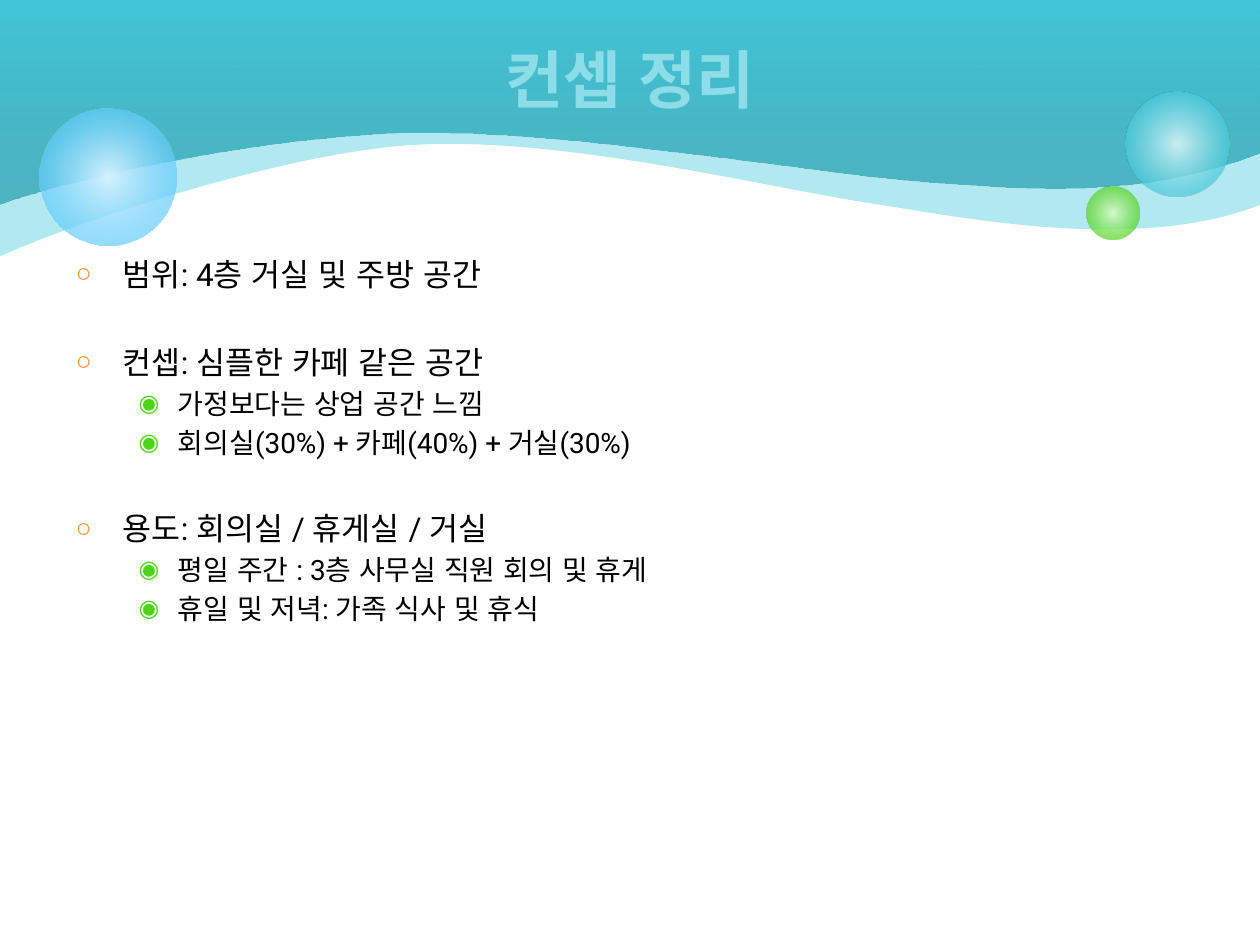
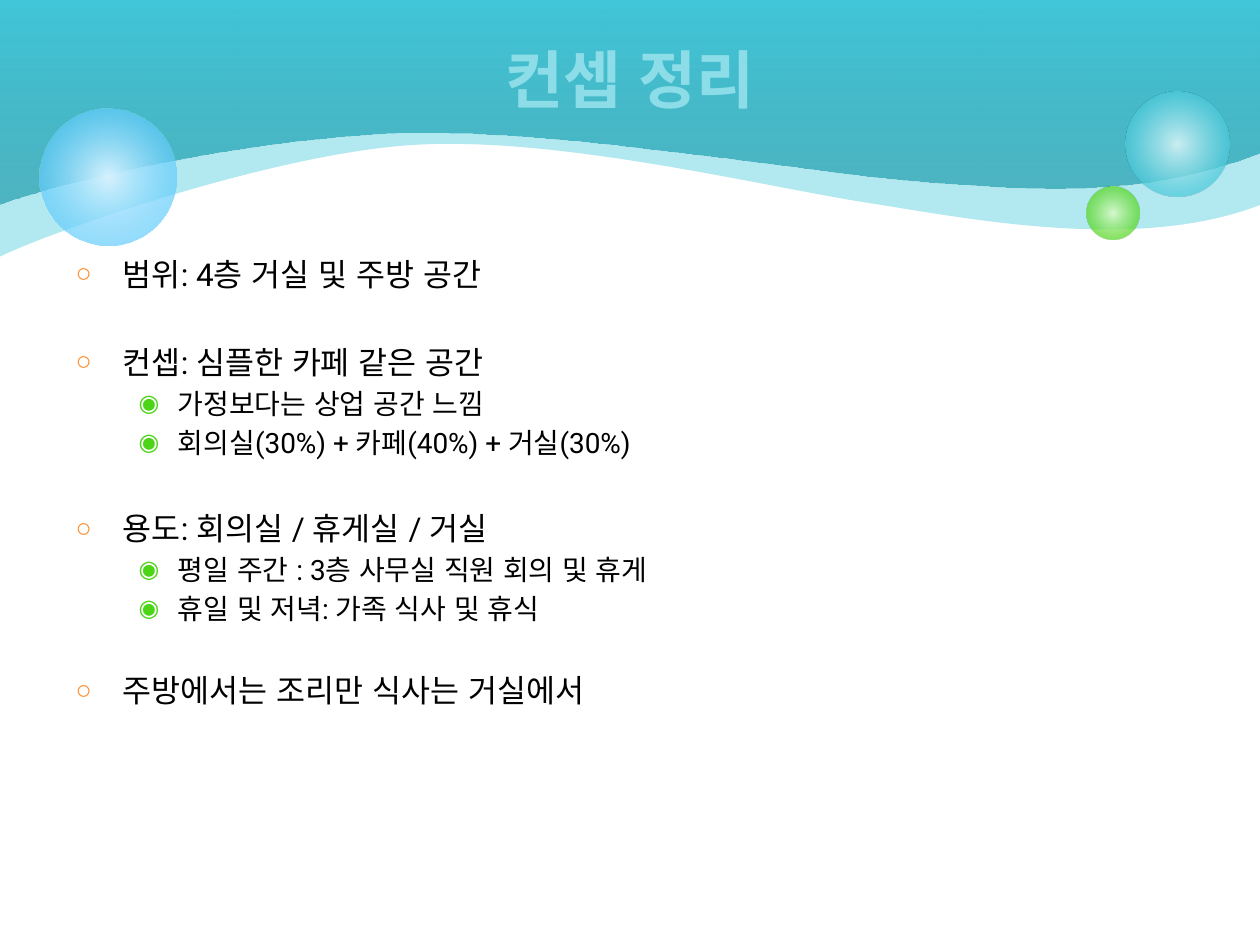
Before and after one commit to ketri-scs/4f_design, a slide deck: slide 4 of 100_컨셉 디자인/K220123_인테리어 컨셉 디자인 요청 사항 v0.8.pptx. Drawn at 1260x945 pixels with LibreOffice and Linux fonts; fonts in the diff are those of the drawing. Boxes give left, top, right and bottom in pixels: in the first picture for what was removed or moved away, otherwise in the second. Text is boxed around its words. In the diff, an @@ line names an element or a change of style, - is before the commit and + after.

```diff
--- a/100_컨셉 디자인/K220123_인테리어 컨셉 디자인 요청 사항 v0.8.pptx
+++ b/100_컨셉 디자인/K220123_인테리어 컨셉 디자인 요청 사항 v0.8.pptx
@@ text at (x1=123, y1=676, x2=584, y2=705): paragraph added @@
+○ 주방에서는 조리만 식사는 거실에서
```
Also in this commit, not shown: 2 slides added.
